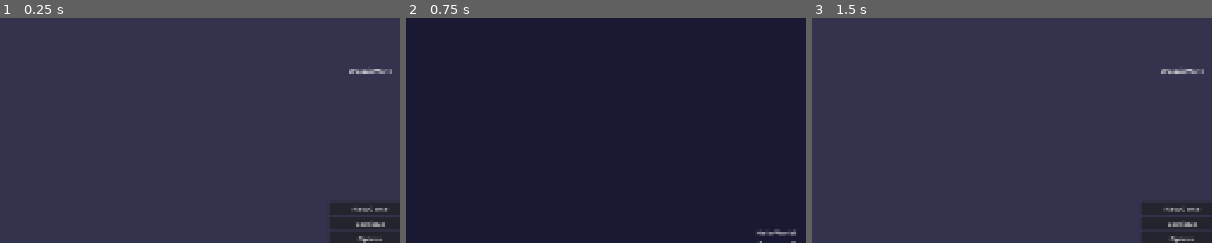
Above: before the commit, frames 1-3 (left to right).
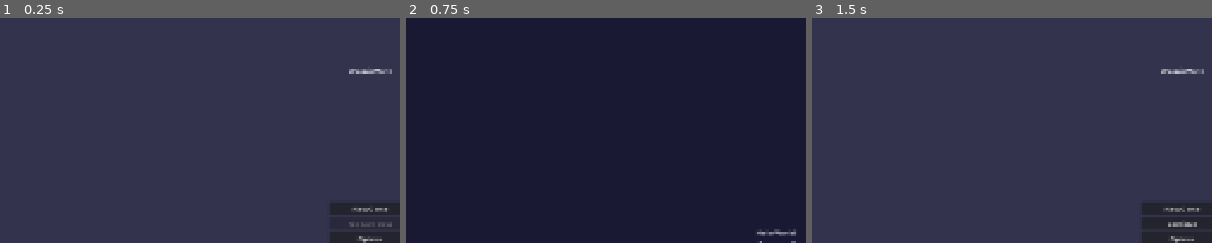
Above: after the commit, the same moments.

Repository: aaronleebrooks/weenieworld
Game: Godot game, scene res://scenes/main_menu/MainMenu.tscn
The game is run twice, just before and just after one commit, with the same random seed, the same clock (stepped at 60 frames per second) and the same inputs.
Inputs:
- Up to frame 1 (0.25 s): no input
- Up to frame 2 (0.75 s): click "New Game" at 0.5 s
- Up to frame 3 (1.5 s): click "Back to Menu" at 1.25 s
The pictures show only the part of the screen within x 4-54%, y 0-50%; the shares and areas given below are measured in that part.

The runs differ from the first frame. In frame 1, 0.2% of the frame differs, in the area x 87-98%, y 90-93%; in frame 2, nothing differs; in frame 3, nothing differs.

Commit message:
Fix Continue button logic - properly disable when no save file exists

Diff:
--- a/scenes/main_menu/MainMenu.gd
+++ b/scenes/main_menu/MainMenu.gd
@@ -35,9 +35,14 @@
 
 func update_continue_button():
 	# Check if save file exists and update continue button
-	if get_node("/root/SaveSystem").has_save_file():
+	var has_save = get_node("/root/SaveSystem").has_save_file()
+	print("Save file exists: ", has_save)
+
+	if has_save:
 		continue_button.disabled = false
 		continue_button.text = "Continue"
+		continue_button.modulate = Color.WHITE
 	else:
 		continue_button.disabled = true
 		continue_button.text = "No Save Data"
+		continue_button.modulate = Color.GRAY
--- a/scripts/autoload/SaveSystem.gd
+++ b/scripts/autoload/SaveSystem.gd
@@ -38,9 +38,8 @@
 func load_save_data() -> Dictionary:
 	var file = FileAccess.open(SAVE_FILE_PATH, FileAccess.READ)
 	if file == null:
-		# No save file exists, create default data
+		# No save file exists, just return default data without saving
 		current_save_data = get_default_save_data()
-		save_game()
 		return current_save_data
 
 	var json_string = file.get_as_text()
@@ -52,7 +51,6 @@
 	if parse_result != OK:
 		print("Failed to parse save file, creating new save data")
 		current_save_data = get_default_save_data()
-		save_game()
 		return current_save_data
 
 	current_save_data = json.data
